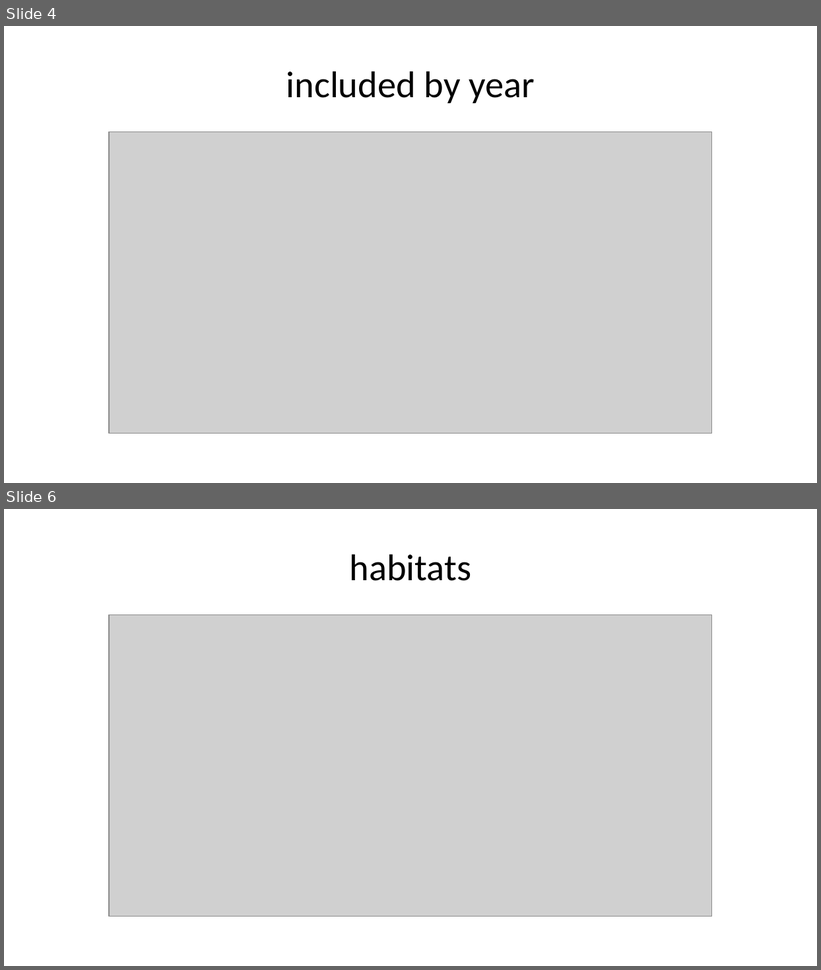
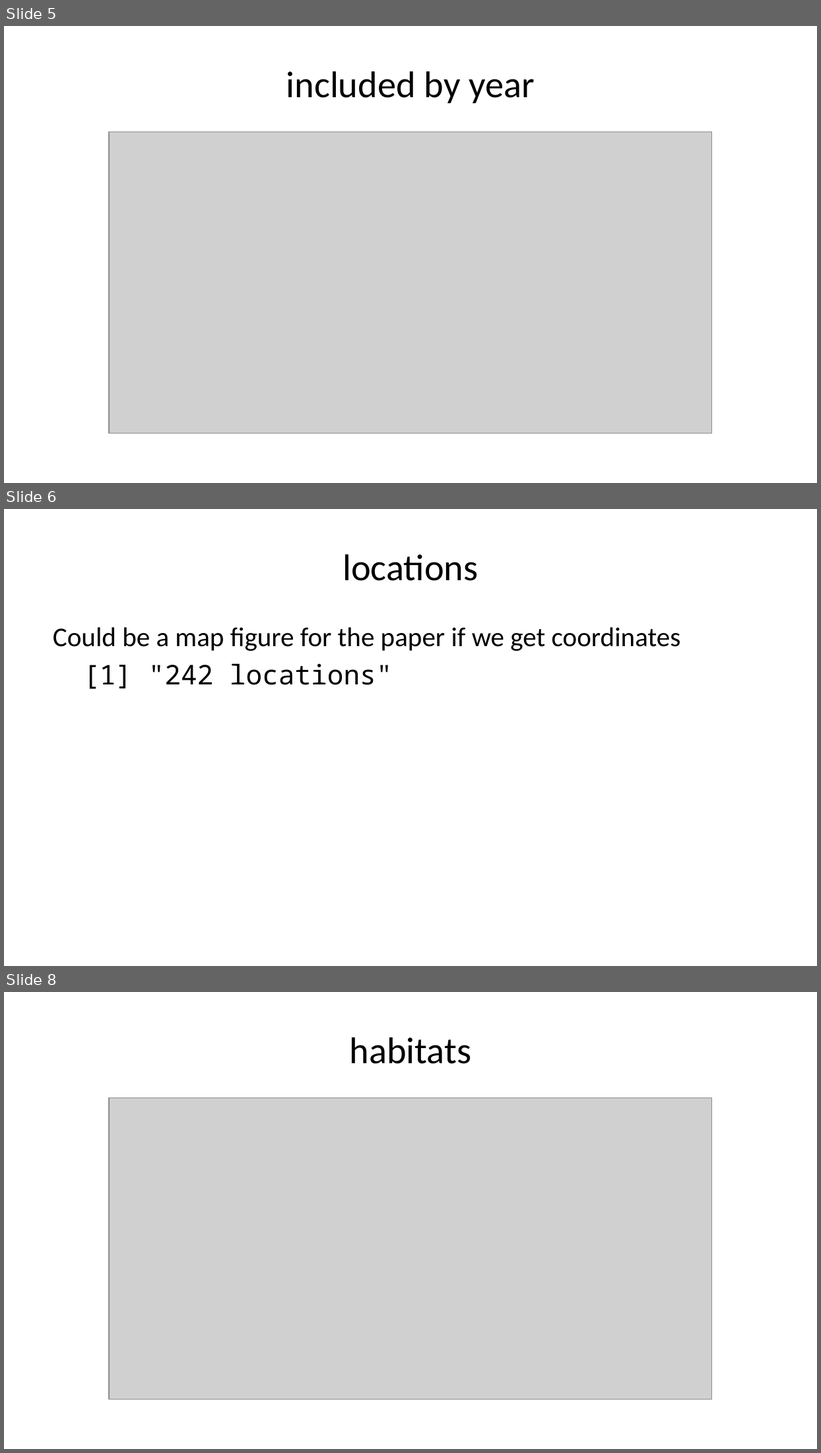
Before and after one commit to admahood/microrefugia_review, a slide deck: microrefugia_review.pptx. Shown one above the other, each under a label of ours: slides 4 and 6 before the commit, slides 5, 6 and 8 after it; the slides between them are not shown. The pictures are 821x970 and 821x1453 pixels, drawn with LibreOffice and Linux fonts; fonts in the diff are those of the drawing; grey boxes stand for pictures. Boxes give left, top, right and bottom in pixels: in the first picture for what was removed or moved away, otherwise in the second. Text is boxed around its words. In the diff, an @@ line names an element or a change of style, - is before the commit and + after.

```diff
--- a/microrefugia_review.pptx
+++ b/microrefugia_review.pptx
@@ slide 6 added at [4,509,817,966], background #FFFFFF @@
@@ title added at [343,554,479,581], 33 pt, text #000000 @@
+locations
@@ text added at [53,627,681,689], 24 pt, text #000000 @@
+Could be a map figure for the paper if we get coordinates
+[1] "242 locations"
@@ what was slide 4 is now slide 5 @@
@@ what was slide 6 is now slide 8 @@
```
Also in this commit, not shown: 7 other slides added, 4 slides removed, 5 other files.
